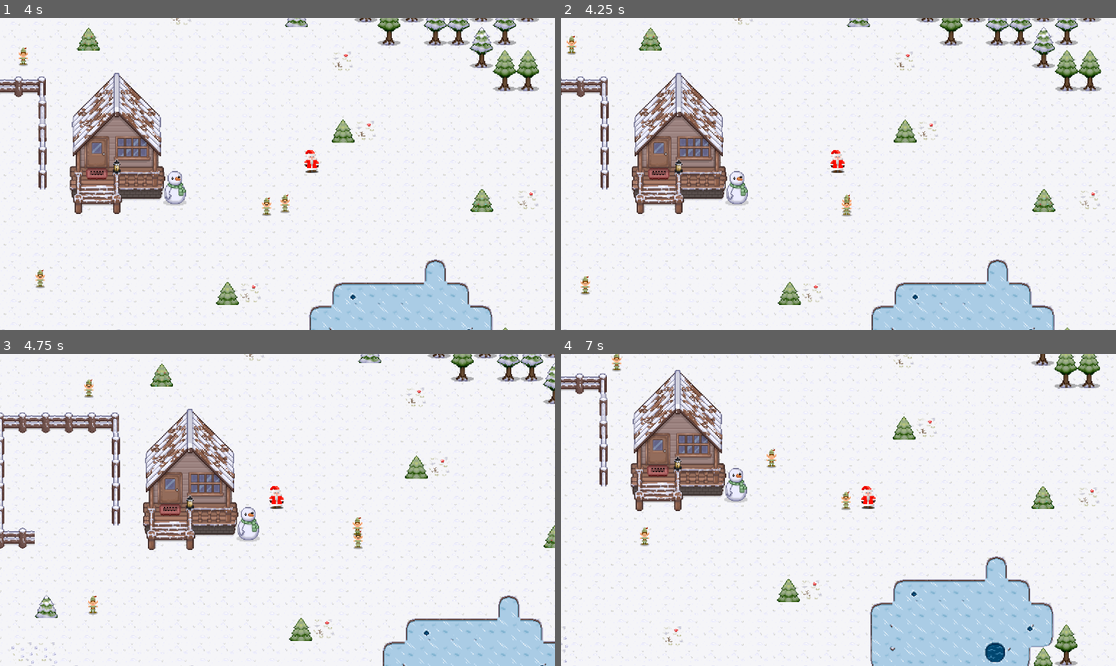
Above: before the commit, frames 1-4 (two rows, left to right).
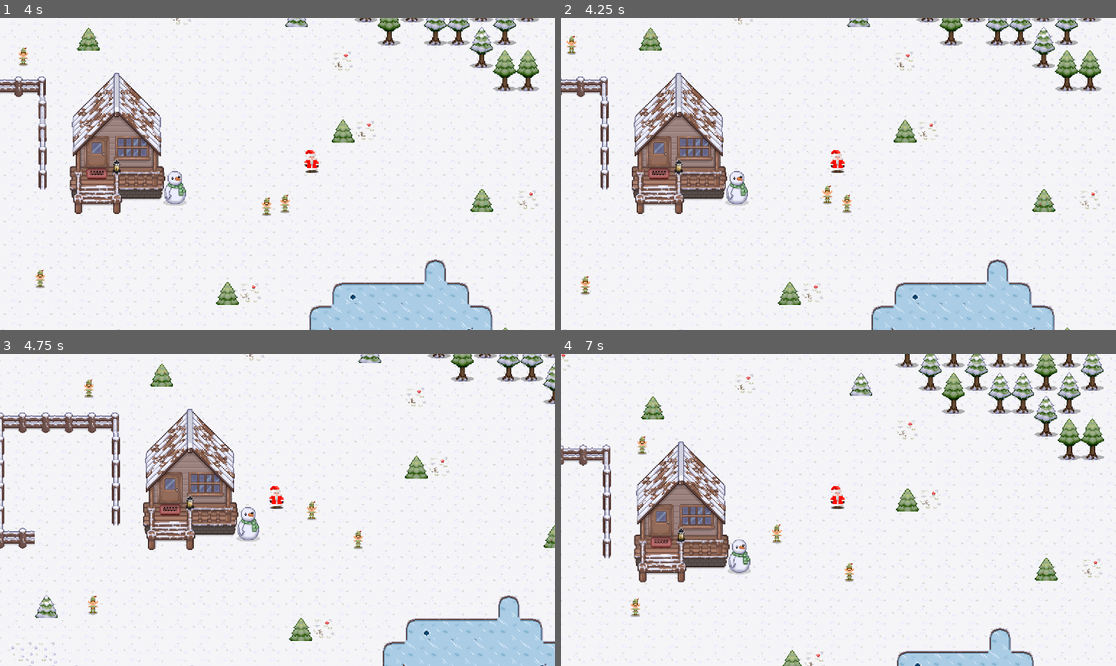
Above: after the commit, the same moments.

Repository: AllainDM/winter_jam
Game: Godot game, scene res://scene/sv_scenes_01/lvl_sv_02.tscn
Two runs of this game, one before a commit and one after it. Both use one fixed random seed, a clock stepped at 60 frames per second and the inputs below.
Inputs (mouse positions are in pixels of both pictures, inside the frame that each line leads up to):
- Up to frame 1 (4 s): move the mouse to (399, 158) at 0.52 s; hold Right (ui_right) 0.53-1.28 s; click (399, 158) at 0.67 s; move the mouse to (166, 189) at 1.27 s; hold Down (ui_down) 1.28-2.03 s; click (166, 189) at 1.42 s; move the mouse to (333, 105) at 2.02 s; hold Right (ui_right) 2.03-2.78 s; click (333, 105) at 2.17 s; tap Enter at 2.75 s; move the mouse to (249, 236) at 2.77 s; hold Up (ui_up) 2.78-3.53 s; click (249, 236) at 2.92 s; move the mouse to (444, 220) at 3.52 s; hold Left (ui_left) from 3.53 s (still down); click (444, 220) at 3.67 s
- Up to frame 2 (4.25 s): keep holding Left (ui_left)
- Up to frame 3 (4.75 s): keep holding Left (ui_left); move the mouse to (111, 463) at 4.27 s; click (111, 463) at 4.42 s
- Up to frame 4 (7 s): move the mouse to (866, 510) at 5.02 s; release Left (ui_left) at 5.03 s; hold Down (ui_down) 5.03-5.78 s; click (866, 510) at 5.17 s; move the mouse to (755, 432) at 5.77 s; hold Right (ui_right) 5.78-6.53 s; click (755, 432) at 5.92 s; move the mouse to (960, 494) at 6.52 s; hold Up (ui_up) from 6.53 s (still down); click (960, 494) at 6.67 s

Frame 1 is identical in both runs. In frame 2, 0.1% of the frame differs, in the area x 47-53%, y 53-64%; in frame 3, 0.1%; in frame 4, 27%, in the area x 0-100%, y 0-100%.

Commit message:
Вернул изменения по боту, группу и принты

Diff:
--- a/scene/bots.tscn
+++ b/scene/bots.tscn
@@ -1,6 +1,6 @@
 [gd_scene load_steps=11 format=3 uid="uid://b1maio5hqo01d"]
 
-[ext_resource type="Script" uid="uid://bh0ygqsaxecdt" path="res://script/bot_scene.gd" id="1_oms2k"]
+[ext_resource type="Script" uid="uid://nlnnjr3lo47m" path="res://script/Code_sv/bot_scene_sv01.gd" id="1_oms2k"]
 [ext_resource type="Texture2D" uid="uid://gy2nv0jybwa0" path="res://Assets/sprites.jpg" id="2_oms2k"]
 
 [sub_resource type="AtlasTexture" id="AtlasTexture_oms2k"]
--- a/script/Code_sv/bot_scene_sv01.gd
+++ b/script/Code_sv/bot_scene_sv01.gd
@@ -61,7 +61,7 @@
 func set_target_to_mouse_click() -> void:
 	# Получаем позицию мыши в глобальных координатах мира
 	target_position = get_global_mouse_position()
-	print("Новая цель установлена: ", target_position)
+	# print("Новая цель установлена: ", target_position)
 
 
 
@@ -78,7 +78,7 @@
 		# Получаем новую случайную цель
 		target_position = get_random_wander_target()
 		wander_timer = 0.0  # Сбрасываем таймер
-		print("Цель достигнута, новая цель: ", target_position)
+		# print("Цель достигнута, новая цель: ", target_position)
 
 
 	# ДОБАВИТЬ обновление таймера и смену цели
@@ -86,7 +86,7 @@
 	if wander_timer >= wander_interval:
 		target_position = get_random_wander_target()
 		wander_timer = 0.0
-		print("Случайная цель: ", target_position)
+		# print("Случайная цель: ", target_position)
 
 	# Двигаемся к цели (target_position)
 	if target_position:
@@ -101,7 +101,7 @@
 			var collision = get_slide_collision(i)
 			var collider = collision.get_collider()
 
-			print("Столкнулся с: ", collider.name)
+			# print("Столкнулся с: ", collider.name)
 
 			# Если уперлись в стену, меняем направление
 			# if collider is TileMap or collider.name.contains("Wall"):
@@ -124,11 +124,14 @@
 	print("Бот умер (заморожен)")
 
 	# Отключаем коллайдер
-	var collision_shape = $CollisionShape2D  # или другой нод с коллайдером
-	if collision_shape:
-		collision_shape.set_deferred("disabled", true)
+	# var collision_shape = $CollisionShape2D  # или другой нод с коллайдером
+	# if collision_shape:
+	# 	collision_shape.set_deferred("disabled", true)
 
-	# # Меняем спрайт
+	remove_from_group("enemy")
+	add_to_group("dead_body")
+
+	# # # Меняем спрайт
 	# if anim:
 	#     if anim.has_animation("dead"):
 	#         anim.play("dead")
